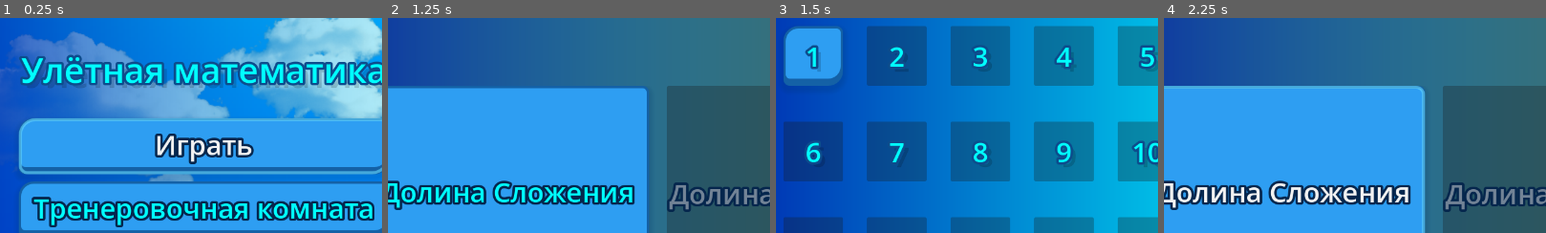
Above: before the commit, frames 1-4 (left to right).
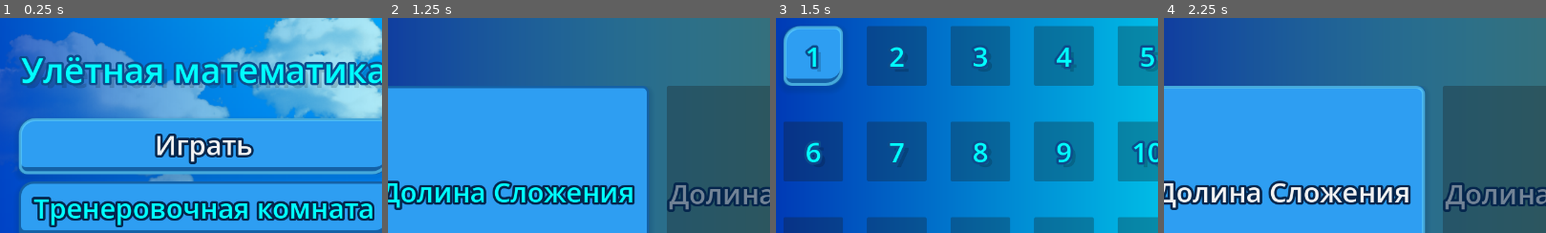
Above: after the commit, the same moments.

Repository: GGamezebo/quizmatik
Game: Godot game, scene res://main.tscn
Same seed, same stepped clock (60 frames per second), same inputs: the game is played once before the commit and once after it. The engine's default icon, where the game draws it, is replaced by a stand-in: a white triangle on a blue panel in a dark square.
Inputs:
- Up to frame 1 (0.25 s): no input
- Up to frame 2 (1.25 s): click "Играть" at 0.5 s
- Up to frame 3 (1.5 s): click "Долина Сложения" at 1.25 s
- Up to frame 4 (2.25 s): click "Назад" at 2 s
The pictures show only the part of the screen within x 23-73%, y 6-56%; the shares and areas given below are measured in that part.

Frames 1-2 are identical in both runs. In frame 3, 0.7% of the frame differs, in the area x 2-18%, y 3-32%; in frame 4, nothing differs.

Commit message:
a little fixes: uid, unused method

Diff:
--- a/src/common/levels/levels_config.tres
+++ b/src/common/levels/levels_config.tres
@@ -1,11 +1,6 @@
 [gd_resource type="Resource" script_class="LevelsConfig" format=3 uid="uid://u571j6g52gih"]
 
 [ext_resource type="Script" uid="uid://bkhl1lik2jft0" path="res://src/common/levels/levels_config.gd" id="1_1m154"]
-[ext_resource type="Resource" uid="uid://bkm5q7f63qjoy" path="res://src/levels/addition/level_1.tres" id="1_bbhpc"]
 
 [resource]
 script = ExtResource("1_1m154")
-countainer1_level1 = ExtResource("1_bbhpc")
-levels_resource = Dictionary[String, Resource]({
-"": null
-})
--- a/src/contexts/menu_context/levels/levels_selection.gd
+++ b/src/contexts/menu_context/levels/levels_selection.gd
@@ -11,9 +11,6 @@
 
 func initialize(_container_id: String) -> void:
 	container_id = _container_id
-	_populate_levels_grid()
-
-func _ready() -> void:
 	_populate_levels_grid()
 
 func _populate_levels_grid() -> void:
